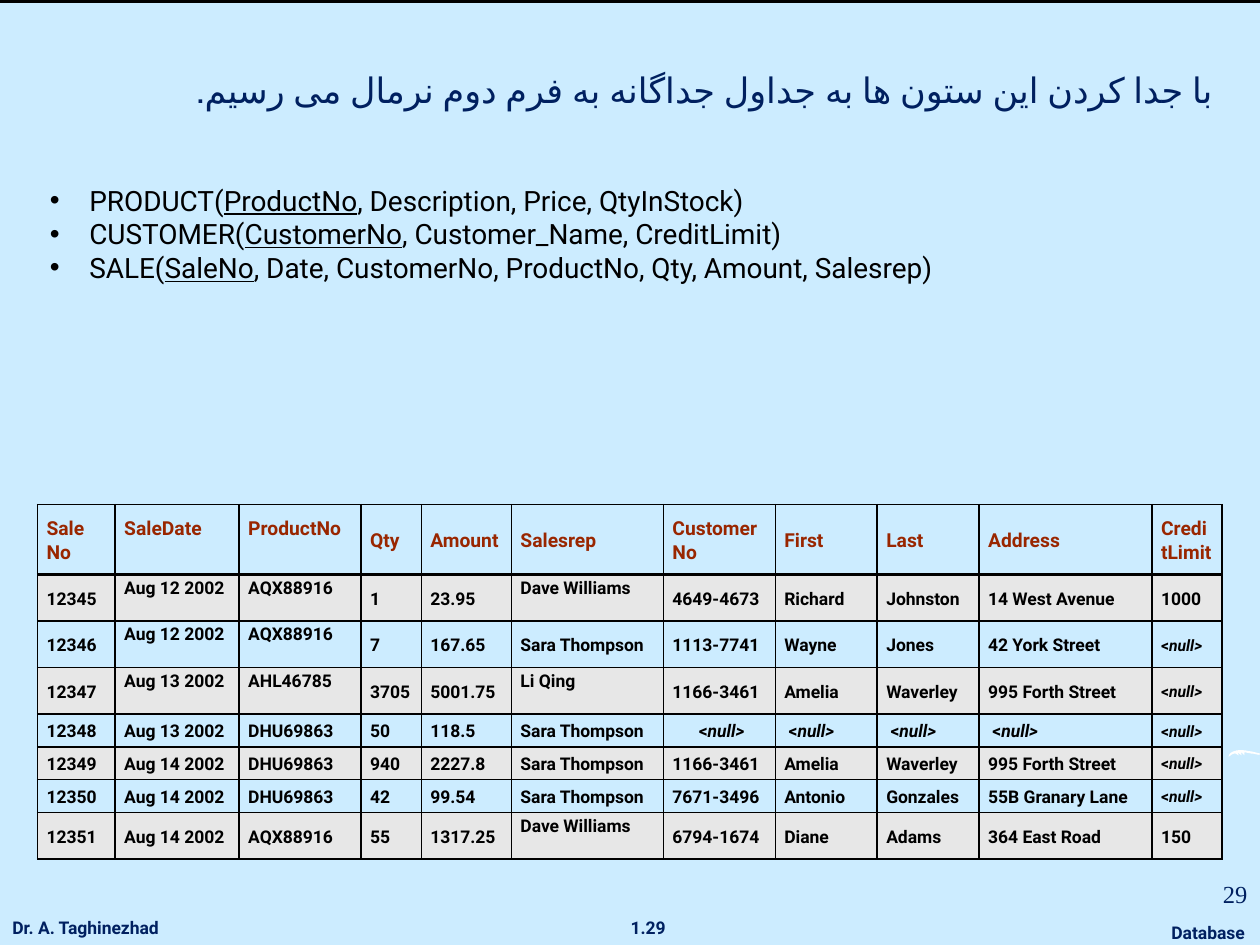
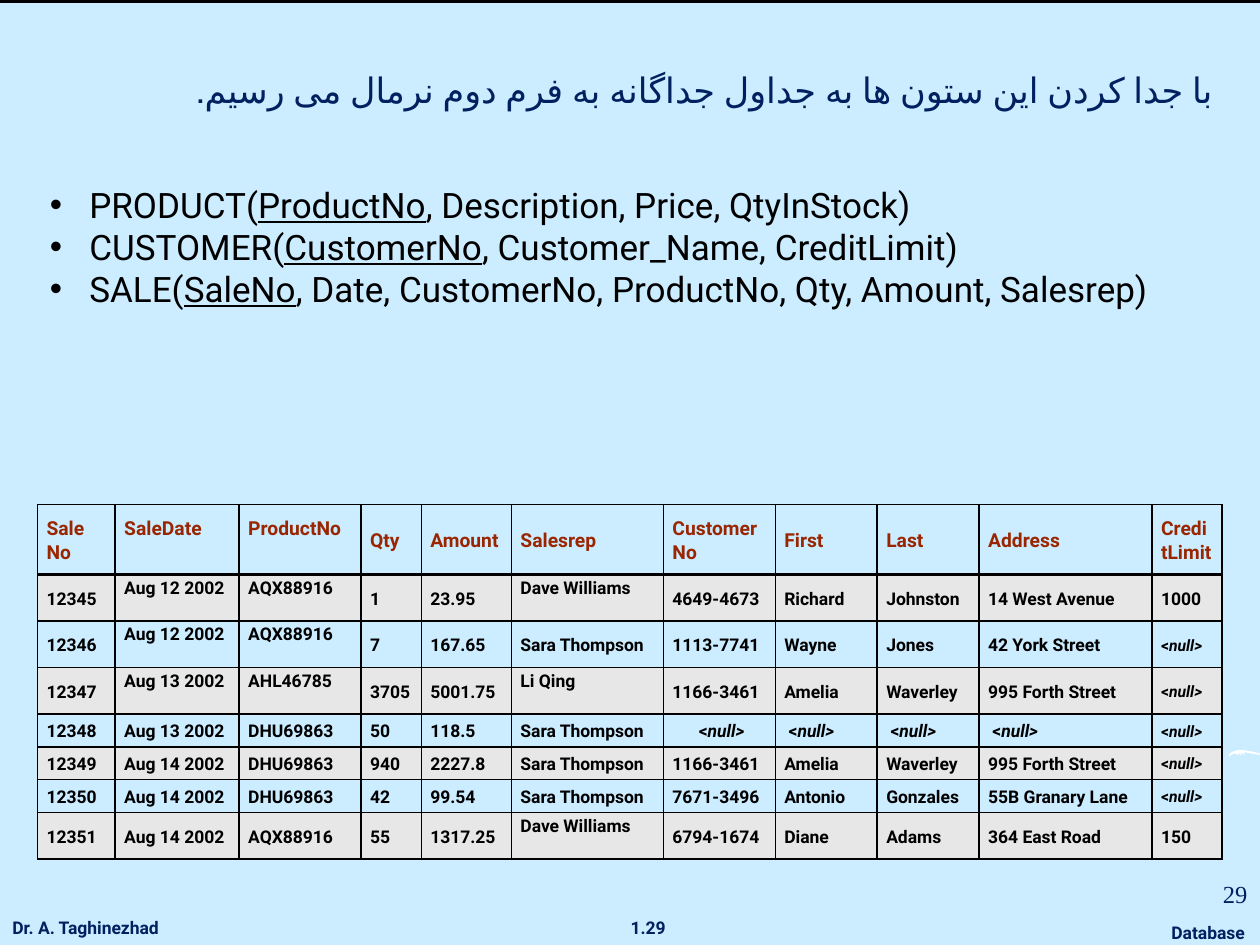
Before and after one commit to ataghinezhad/ataghinezhad.github.io, a slide deck: slide 29 of courses/downloads/temp/Database_Lec5.pptx. Drawn at 1260x945 pixels with LibreOffice and Linux fonts; fonts in the diff are those of the drawing; background and template pictures are left out. Boxes give left, top, right and bottom in pixels: in the first picture for what was removed or moved away, otherwise in the second. Text is boxed around its words. In the diff, an @@ line names an element or a change of style, - is before the commit and + after.

```diff
--- a/courses/downloads/temp/Database_Lec5.pptx
+++ b/courses/downloads/temp/Database_Lec5.pptx
@@ text "PRODUCT(ProductNo, Description, Price, QtyInStock)" at bbox=[89, 190, 1147, 310]: size 16 to 20 pt @@
```
Also in this commit, not shown: 6 other slides changed, 3 other files.
